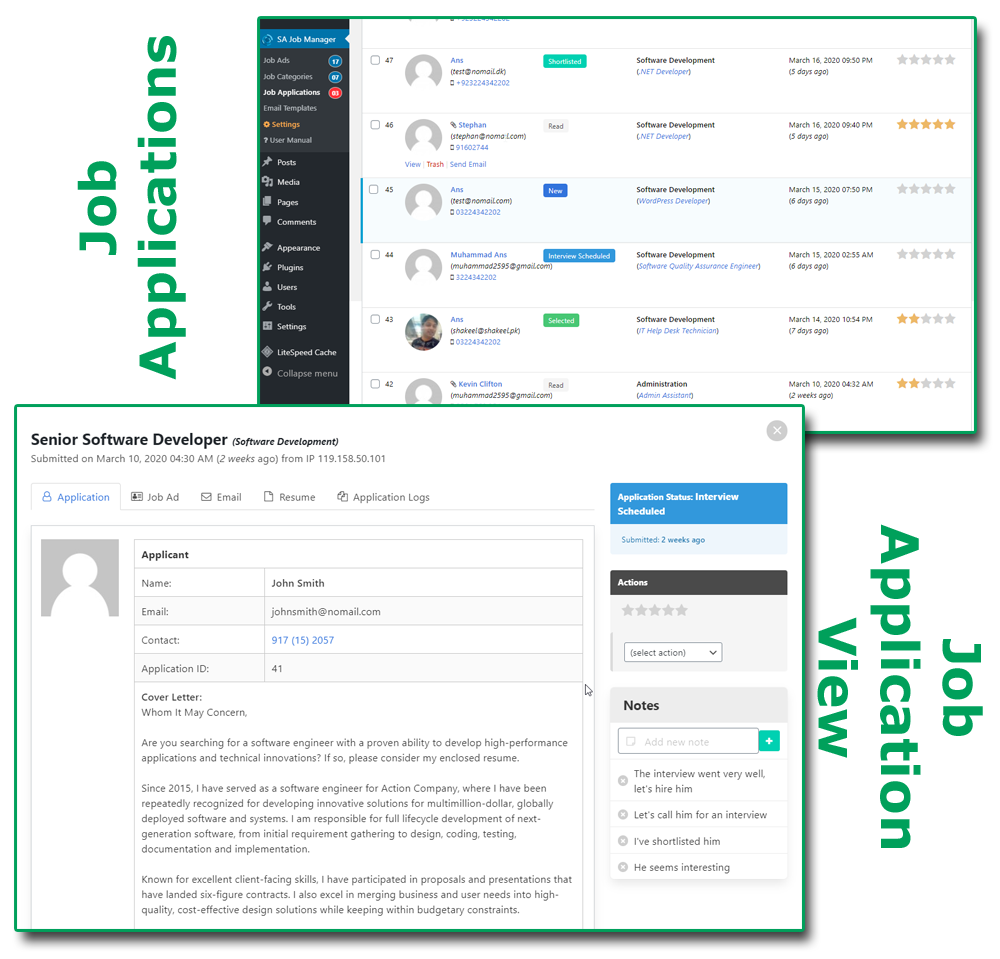
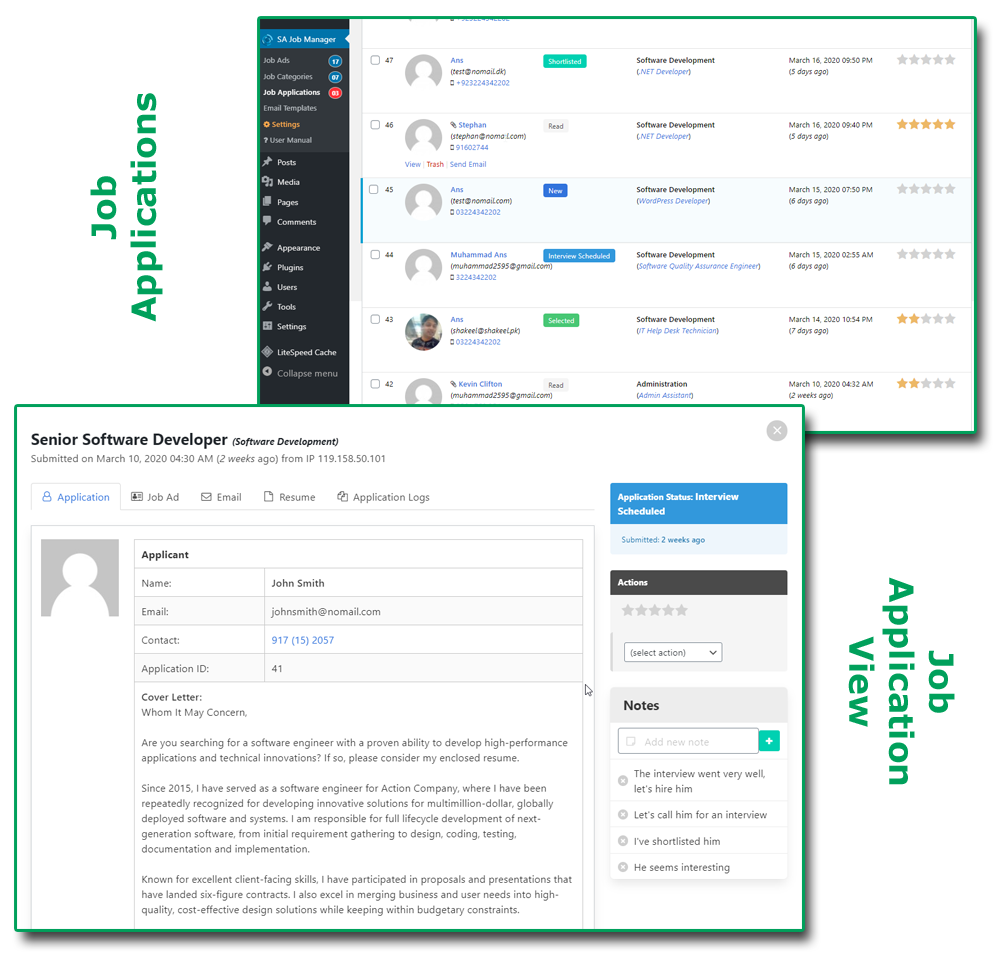
Revision of a layered 1000 x 959 image; what changed, layer by layer:
painted on "Job Application View" over <box>817,524,983,848</box>
painted on "Job Applications" over <box>77,36,186,380</box>
